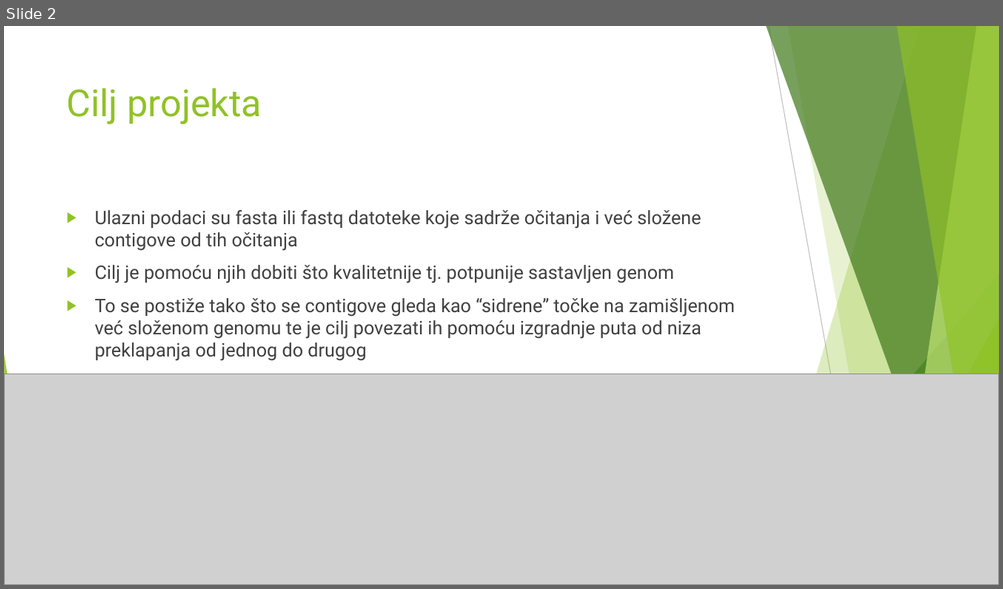
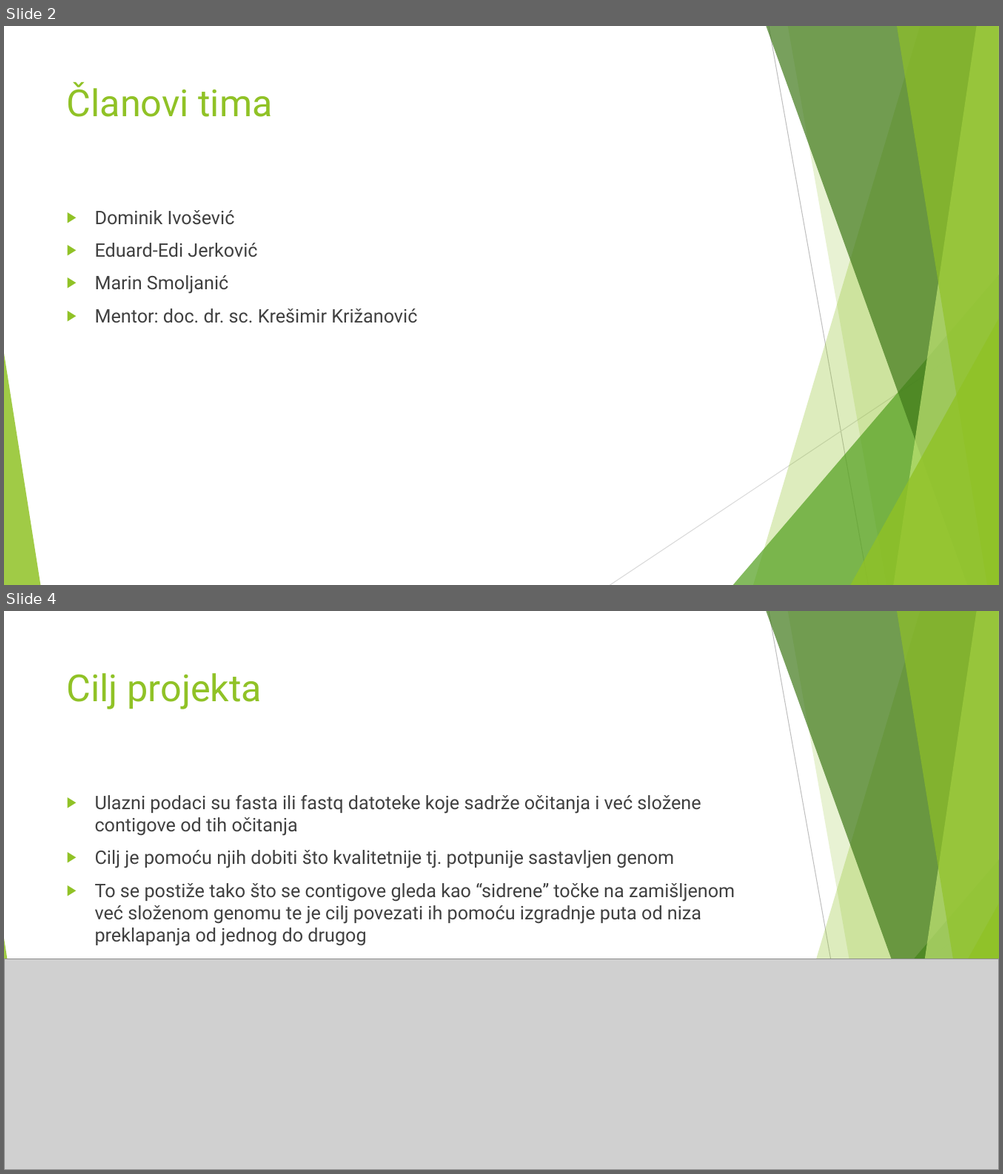
Before and after one commit to doivosevic/HERAsharp, a slide deck: docs/Poboljšanje djelomično sastavljenog genoma dugim očitanjima.pptx. Shown one above the other, each under a label of ours: slide 2 before the commit, slides 2 and 4 after it; the slides between them are not shown. The pictures are 1003x589 and 1003x1174 pixels, drawn with LibreOffice and Linux fonts; fonts in the diff are those of the drawing; grey boxes stand for pictures. Boxes give left, top, right and bottom in pixels: in the first picture for what was removed or moved away, otherwise in the second. Text is boxed around its words. In the diff, an @@ line names an element or a change of style, - is before the commit and + after.

```diff
--- a/docs/Poboljšanje djelomično sastavljenog genoma dugim očitanjima.pptx
+++ b/docs/Poboljšanje djelomično sastavljenog genoma dugim očitanjima.pptx
@@ slide 2 added at [4,26,999,585], background #FFFFFF; not listed: 10 template elements that a slide beside it also shows @@
@@ title added at [67,82,272,117], 36 pt, text #90C226 @@
+Članovi tima
@@ text added at [95,210,417,323], 18 pt, text #404040 @@
+▶ Dominik Ivošević
+▶ Eduard-Edi Jerković
+▶ Marin Smoljanić
+▶ Mentor: doc. dr. sc. Krešimir Križanović
@@ what was slide 2 is now slide 4 @@
```
Also in this commit, not shown: 2 slides changed, 1 other slide added.
